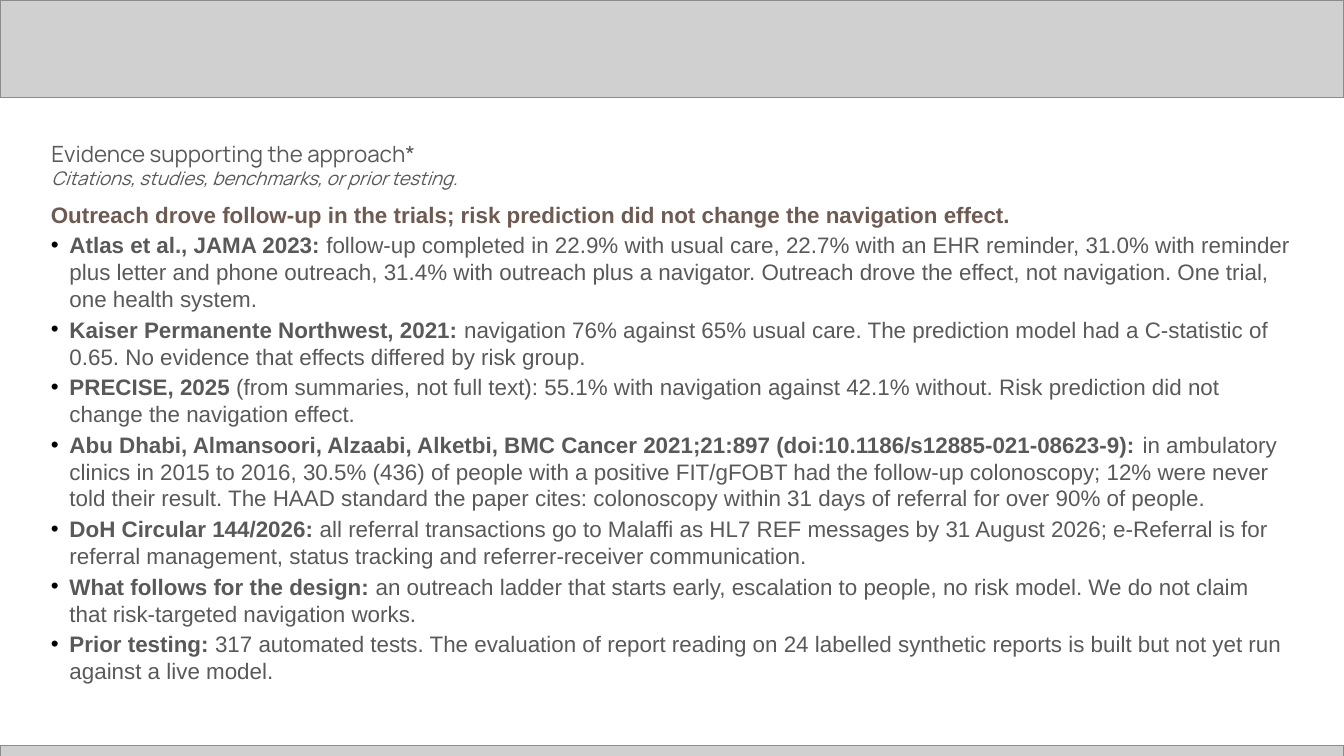
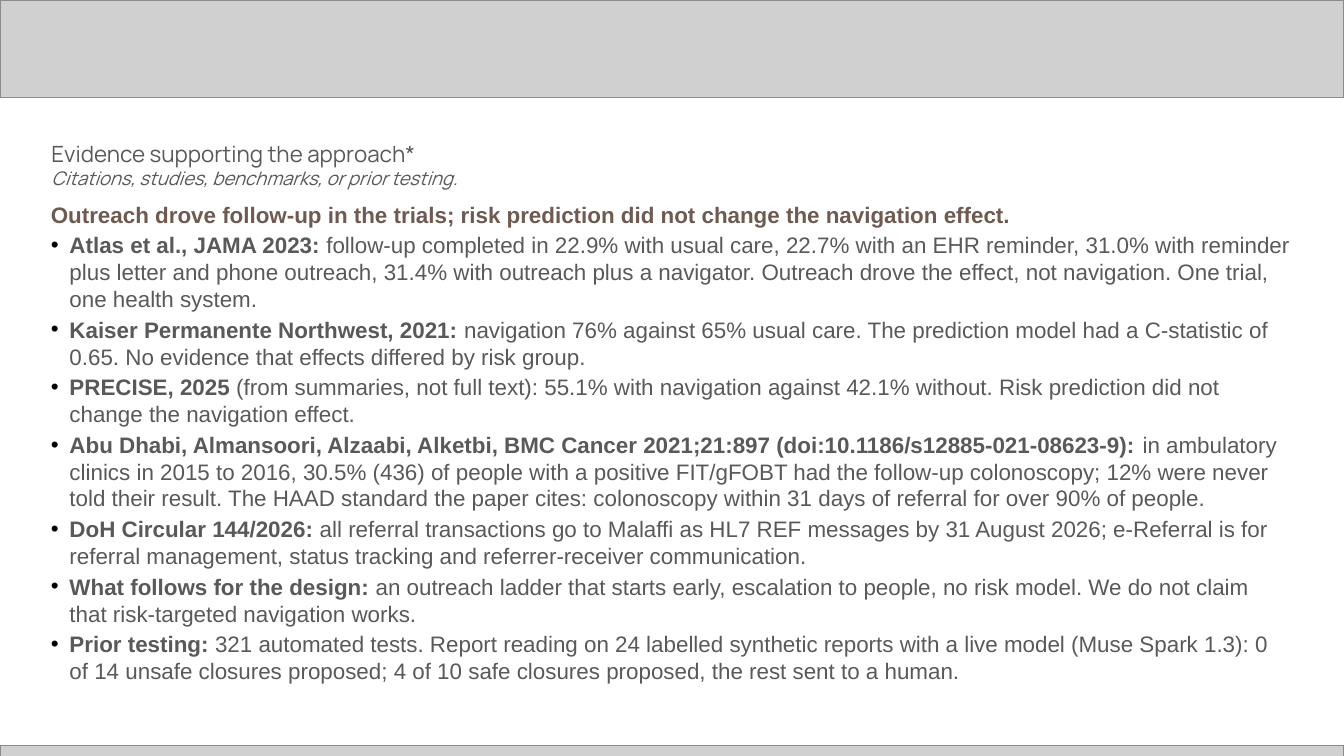
Before and after one commit to alfianhid/nexyra, a slide deck: slide 7 of docs/deck/Nexyra-C05-submission.pptx. Drawn at 1344x756 pixels with LibreOffice and Linux fonts; fonts in the diff are those of the drawing; grey boxes stand for pictures. Boxes give left, top, right and bottom in pixels: in the first picture for what was removed or moved away, otherwise in the second. Text is boxed around its words. In the diff, an @@ line names an element or a change of style, - is before the commit and + after.

```diff
--- a/docs/deck/Nexyra-C05-submission.pptx
+++ b/docs/deck/Nexyra-C05-submission.pptx
@@ text at box(69, 636, 1267, 684): text changed @@
-• Prior testing: 317 automated tests. The evaluation of report reading on 24 labelled synthetic reports is built but not yet run against a live model.
+• Prior testing: 321 automated tests. Report reading on 24 labelled synthetic reports with a live model (Muse Spark 1.3): 0 of 14 unsafe closures proposed; 4 of 10 safe closures proposed, the rest sent to a human.
```
Also in this commit, not shown: 3 other slides changed, 18 other files.
